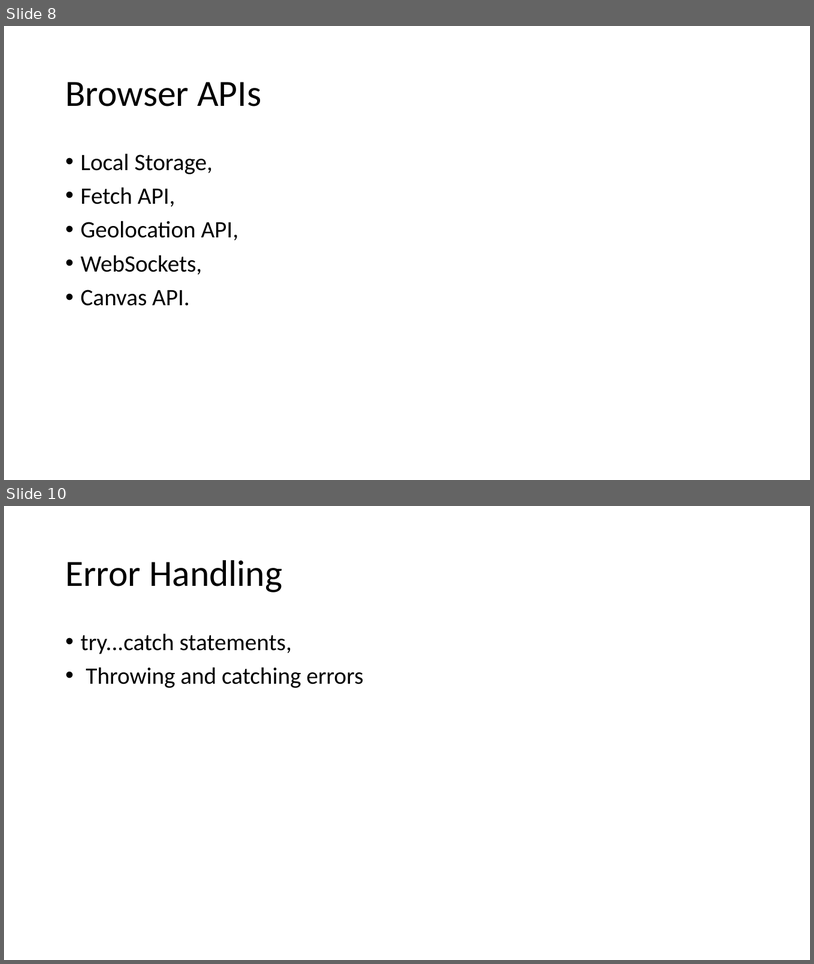
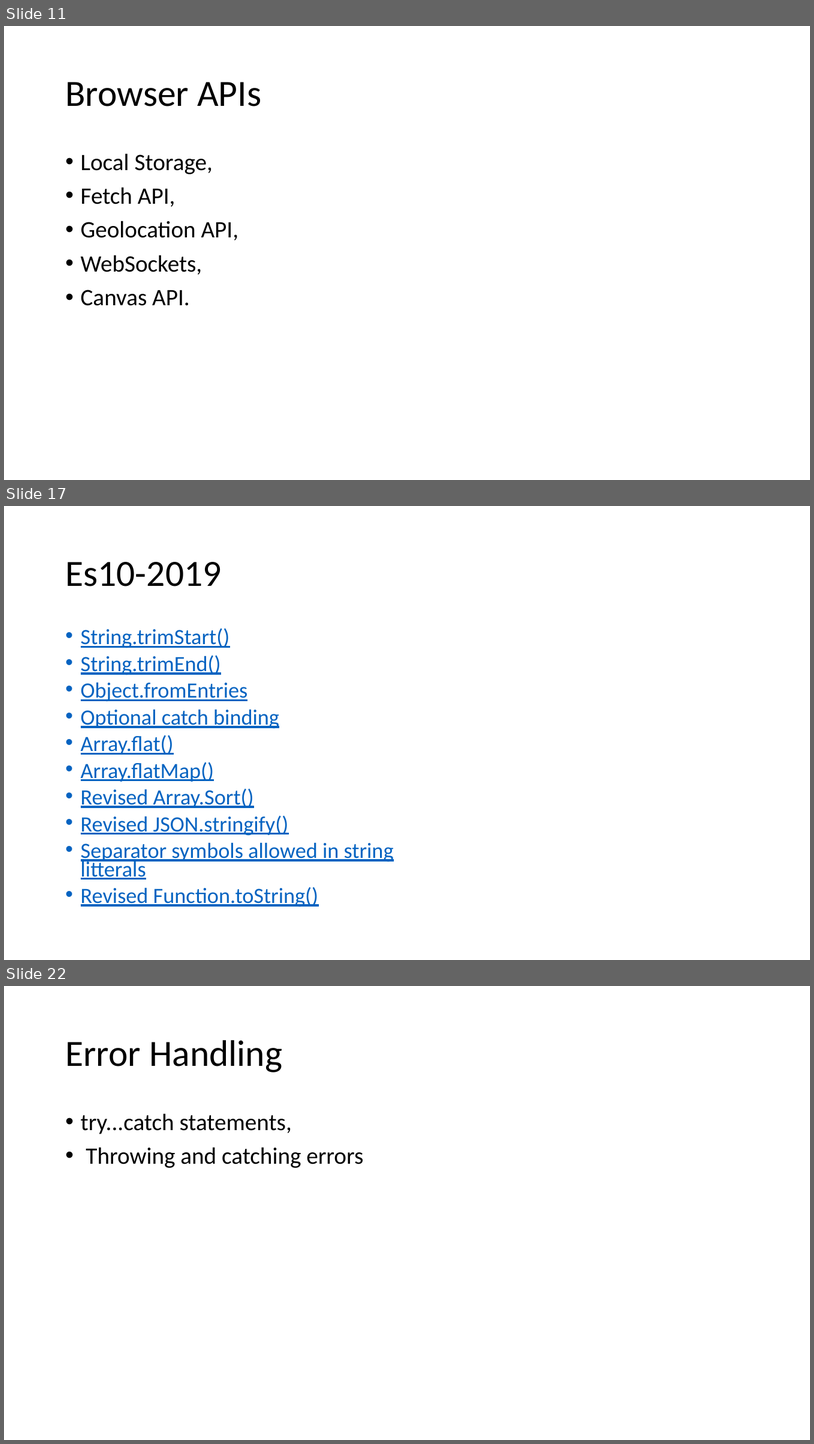
Before and after one commit to babumiya435/Portfolio, a slide deck: usp/Lstructure.pptx. Shown one above the other, each under a label of ours: slides 8 and 10 before the commit, slides 11, 17 and 22 after it; the slides between them are not shown. The pictures are 814x964 and 814x1444 pixels, drawn with LibreOffice and Linux fonts; fonts in the diff are those of the drawing. Boxes give left, top, right and bottom in pixels: in the first picture for what was removed or moved away, otherwise in the second. Text is boxed around its words. In the diff, an @@ line names an element or a change of style, - is before the commit and + after.

```diff
--- a/usp/Lstructure.pptx
+++ b/usp/Lstructure.pptx
@@ slide 17 added at (4,506,810,960), background #FFFFFF @@
@@ title added at (65,562,221,586), 44 pt, text #000000 @@
+Es10-2019
@@ text added at (81,628,394,907), 25.9 pt, text #0563C1, underline @@
+• String.trimStart()
+• String.trimEnd()
+• Object.fromEntries
+• Optional catch binding
+• Array.flat()
+• Array.flatMap()
+• Revised Array.Sort()
+• Revised JSON.stringify()
+• Separator symbols allowed in string litterals
+• Revised Function.toString()
@@ what was slide 8 is now slide 11 @@
@@ what was slide 10 is now slide 22 @@
```
Also in this commit, not shown: 8 slides changed, 11 other slides added.
